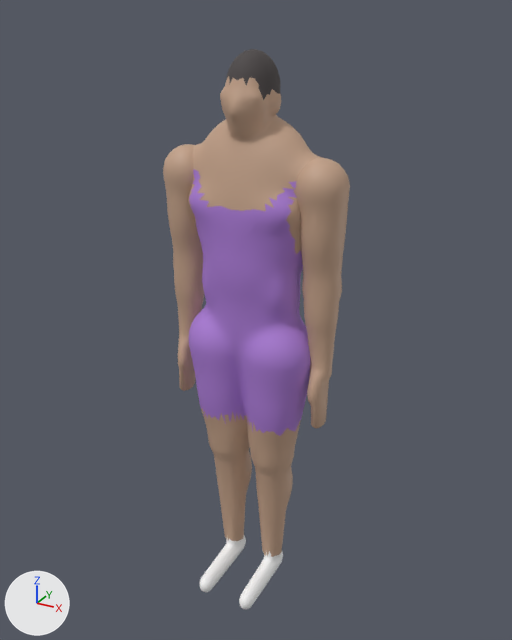
The glTF model public/models/players/center.glb, before and after one commit.
Camera for both pictures: a 50 mm camera at (1.27, -2.28, 2.41) aimed at (0.02, 0.0, 1.27). Arrows for +X, +Y and +Z are at lower left; the lights stay in place. The picture after the commit comes second. Vertices at exactly the same position are counted once.

Names of what the first picture shows: 'body_mesh', 'hair_mesh', 'head_mesh'.
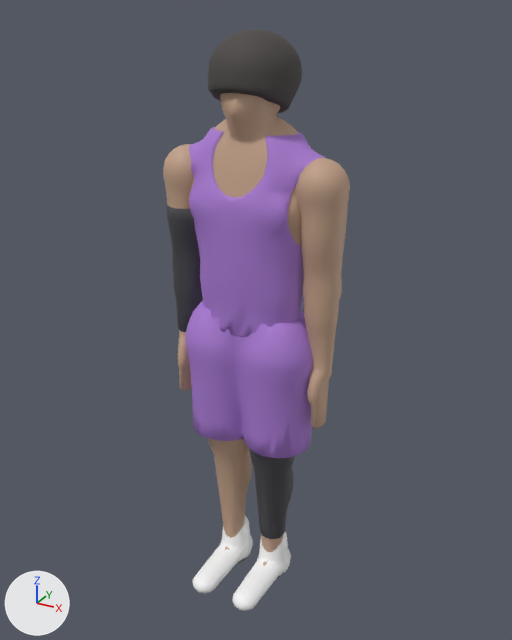
Location of each change, (x1, y1, x2, y2) in pixels of the pictures (512 x 640 px; the box of a moved part takes in the faces that stretch with it):
'jersey_mesh', added (purple)
    after: (189, 127, 325, 337)
'shorts_mesh', added (purple)
    after: (186, 301, 313, 458)
'hair_afro_mesh', added
    after: (208, 29, 302, 113)
'shoes_mesh', added
    after: (193, 516, 291, 611)
'sleeve_arm_mesh', added
    after: (166, 203, 203, 332)
'sleeve_leg_mesh', added
    after: (250, 450, 295, 539)
part 1 of me_body, built on (mostly hidden afterwards)
    before: (189, 165, 310, 608)
    after: (193, 170, 301, 552)
part 2 of me_body, recoloured
    before: (189, 169, 310, 436)
    after: (288, 186, 296, 240)
part 3 of me_body, recoloured
    before: (199, 536, 283, 609)
    after: (225, 547, 268, 566)
part 4 of me_head, built on
    before: (194, 77, 315, 178)
    after: (218, 93, 298, 160)
part 5 of me_hair, moved or reshaped (not visible afterwards)
    before: (226, 49, 280, 100)

The change, as a list of edits to the scene's bpy script:
```text
Change me_body:
    remove me_body.from_pydata(...)  # 3911 vertices, 7746 faces; spans x -0.38..0.38, y -0.28..0.16, z 0.0..1.93
    add me_body.from_pydata(...)  # 3565 vertices, 7057 faces; spans x -0.38..0.38, y -0.28..0.16, z 0.0..1.93
    me_body part 1: 34 vertices moved from x -0.27..0.31, y -0.14..0.15, z 0.3..1.88 to x -0.27..0.3, y -0.14..0.15, z 0.27..1.89; 621 vertices removed from x -0.32..0.32, y -0.27..0.16, z 0.0..1.88; 275 vertices added at x -0.32..0.32, y -0.26..0.16, z 0.03..1.87
    me_body part 2: 1606 faces spanning x -0.28..0.27, y -0.15..0.16, z 0.8..1.87 switch from mat_kit (purple #ac7cd6) to mat_skin (beige #c4a289)
    me_body part 3: 409 faces spanning x -0.15..0.15, y -0.28..0.08, z 0.0..0.16 switch from mat_shoes (white #f9f9f9) to mat_skin (beige #c4a289)
Change me_head:
    remove me_head.from_pydata(...)  # 536 vertices, 962 faces; spans x -0.311..0.311, y -0.132..0.156, z 1.851..2.195
    add me_head.from_pydata(...)  # 655 vertices, 1245 faces; spans x -0.311..0.311, y -0.132..0.156, z 1.858..2.28
    me_head part 4: 3 vertices moved from x -0.267..0.267, y -0.112..0.096, z 1.867..2.098 to x -0.274..0.274, y -0.113..0.093, z 1.868..2.104; 113 vertices removed from x -0.297..0.305, y -0.121..0.146, z 1.867..2.195; 233 vertices added at x -0.291..0.302, y -0.118..0.144, z 1.87..2.28
    other edits to the shape of me_head do not show in these pictures
Change me_hair:
    remove me_hair.from_pydata(...)  # 243 vertices, 440 faces; spans x -0.105..0.105, y -0.097..0.128, z 2.065..2.28
    add me_hair.from_pydata(...)  # 306 vertices, 608 faces; spans x -0.102..0.102, y -0.113..0.132, z 2.071..2.284
    me_hair part 5: 243 vertices removed from x -0.105..0.105, y -0.097..0.128, z 2.065..2.28; 306 vertices added at x -0.102..0.102, y -0.113..0.132, z 2.071..2.284
Add ob_sleeve_leg_mesh:
    ob_sleeve_leg_mesh = bpy.data.objects.new('sleeve_leg_mesh', me_sleeve_leg)  # 181 vertices, 358 faces; spans x 0.034..0.207, y -0.111..0.106, z 0.24..0.721; in mat_sleeve (dark grey #45454b)
    ob_sleeve_leg_mesh.location = (0.0, 0.0, 0.0)
Add ob_sleeve_arm_mesh:
    ob_sleeve_arm_mesh = bpy.data.objects.new('sleeve_arm_mesh', me_sleeve_arm)  # 182 vertices, 360 faces; spans x -0.377..-0.198, y -0.086..0.097, z 1.156..1.705; in mat_sleeve (dark grey #45454b)
    ob_sleeve_arm_mesh.location = (0.0, 0.0, 0.0)
Add ob_hair_afro_mesh:
    ob_hair_afro_mesh = bpy.data.objects.new('hair_afro_mesh', me_hair_afro)  # 411 vertices, 818 faces; spans x -0.165..0.164, y -0.143..0.192, z 2.054..2.343; in mat_hair (dark grey #4b4545)
    ob_hair_afro_mesh.location = (0.0, 0.0, 0.0)
Add ob_shoes_mesh:
    ob_shoes_mesh = bpy.data.objects.new('shoes_mesh', me_shoes)  # 469 vertices, 930 faces; spans x -0.174..0.174, y -0.306..0.114, z 0.0..0.242; in mat_shoes (white #f9f9f9), mat_sole (dark grey #616169)
    ob_shoes_mesh.location = (0.0, 0.0, 0.0)
Add ob_shorts_mesh:
    ob_shorts_mesh = bpy.data.objects.new('shorts_mesh', me_shorts)  # 669 vertices, 1334 faces; spans x -0.289..0.288, y -0.167..0.171, z 0.744..1.319; in mat_kit (purple #ac7cd6)
    ob_shorts_mesh.location = (0.0, 0.0, 0.0)
Add ob_jersey_mesh:
    ob_jersey_mesh = bpy.data.objects.new('jersey_mesh', me_jersey)  # 760 vertices, 1516 faces; spans x -0.3..0.297, y -0.154..0.162, z 1.247..2.003; in mat_kit (purple #ac7cd6)
    ob_jersey_mesh.location = (0.0, 0.0, 0.0)
```
